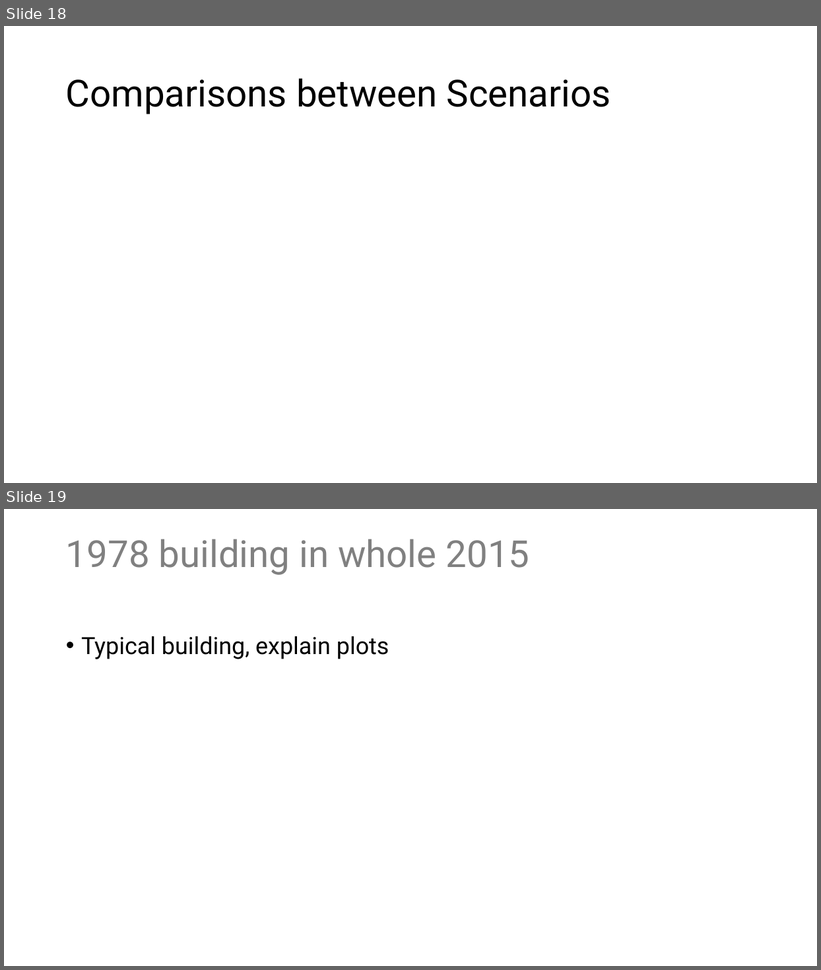
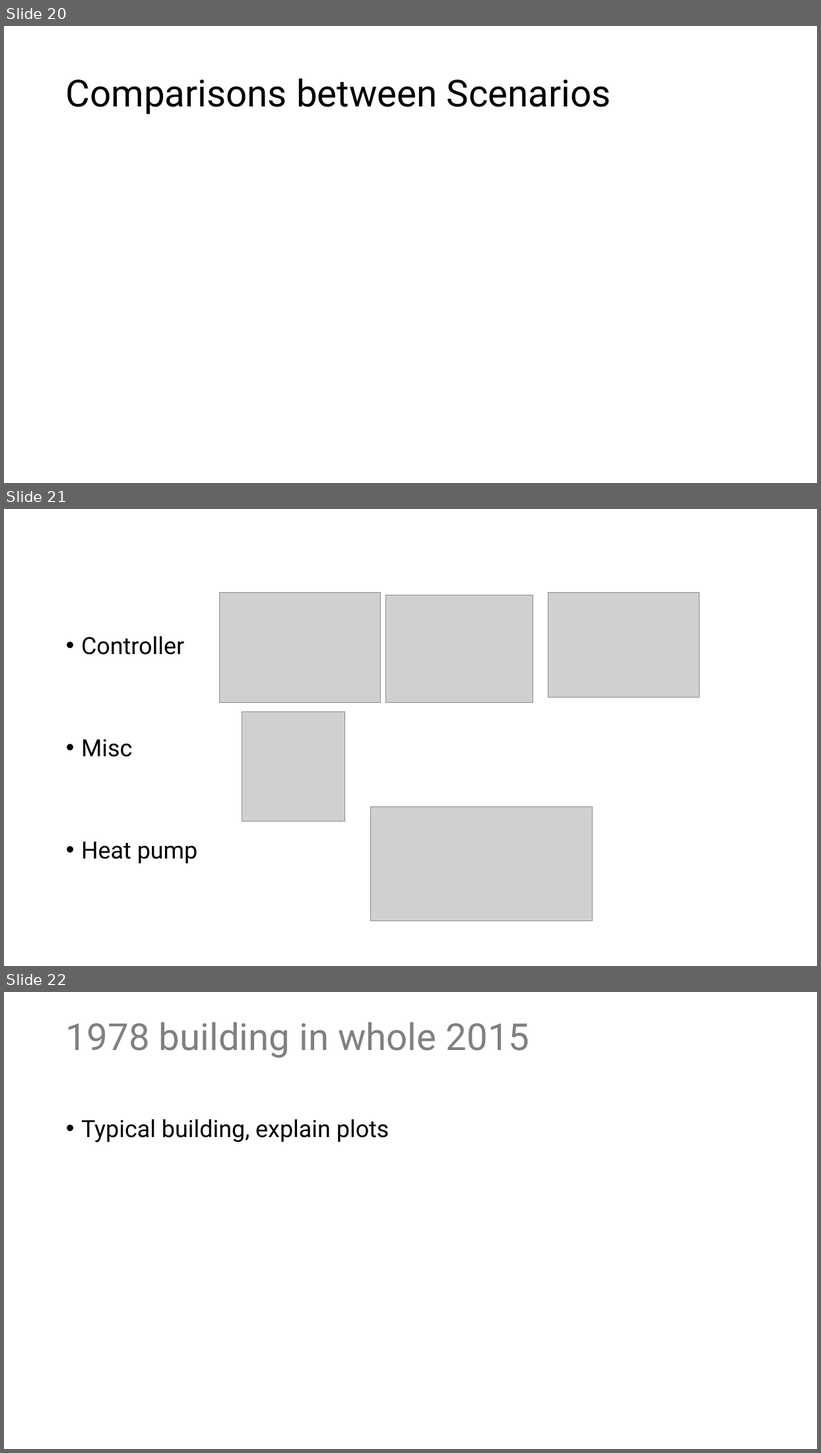
Before and after one commit to eyjomoin/Modeling-buildings-and-their-heating-systems, a slide deck: presentation/heat.pptx. Shown one above the other, each under a label of ours: slides 18 and 19 before the commit, slides 20, 21 and 22 after it. The pictures are 821x970 and 821x1453 pixels, drawn with LibreOffice and Linux fonts; fonts in the diff are those of the drawing; grey boxes stand for pictures. Boxes give left, top, right and bottom in pixels: in the first picture for what was removed or moved away, otherwise in the second. Text is boxed around its words. In the diff, an @@ line names an element or a change of style, - is before the commit and + after.

```diff
--- a/presentation/heat.pptx
+++ b/presentation/heat.pptx
@@ slide 21 added at bbox=[4, 509, 817, 966], background #FFFFFF @@
@@ picture added at bbox=[220, 593, 381, 702] @@
@@ picture added at bbox=[386, 595, 533, 702] @@
@@ picture added at bbox=[548, 593, 700, 698] @@
@@ text added at bbox=[81, 636, 198, 864], 28 pt, text #000000 @@
+• Controller
+• Misc
+• Heat pump
@@ picture added at bbox=[242, 712, 345, 821] @@
@@ picture added at bbox=[370, 807, 593, 921] @@
@@ what was slide 18 is now slide 20 @@
@@ what was slide 19 is now slide 22 @@
```
Also in this commit, not shown: 5 slides changed, 2 other slides added, 2 slides removed, 1 other file.
